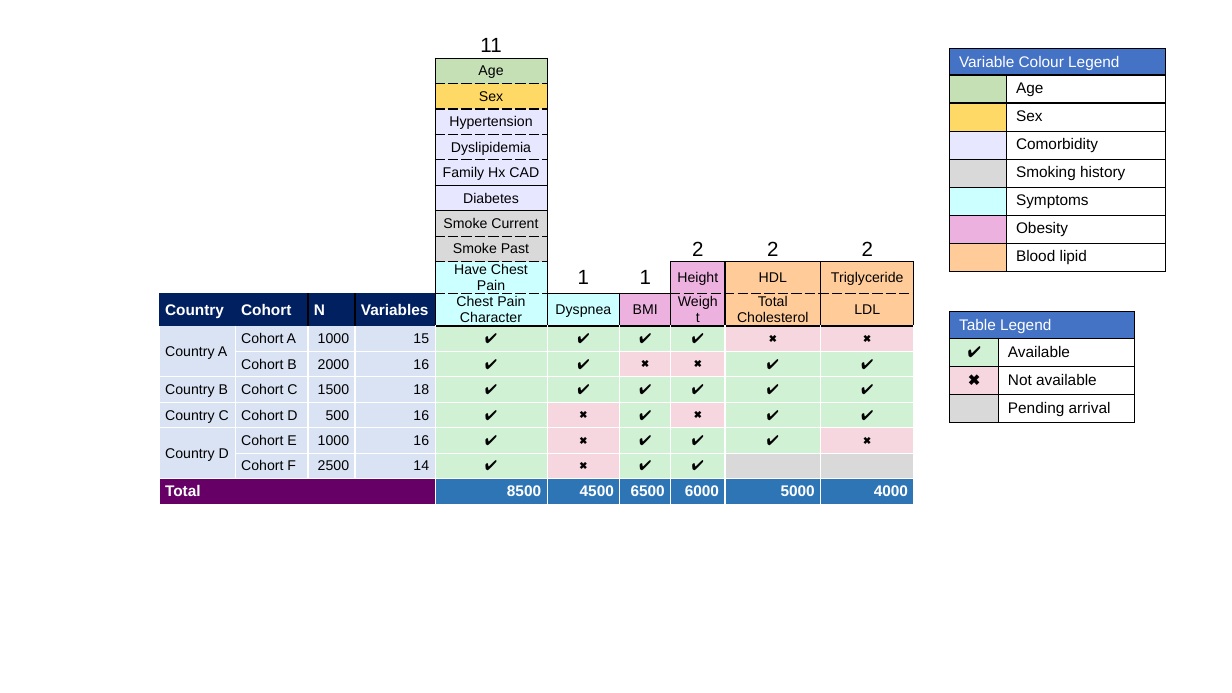
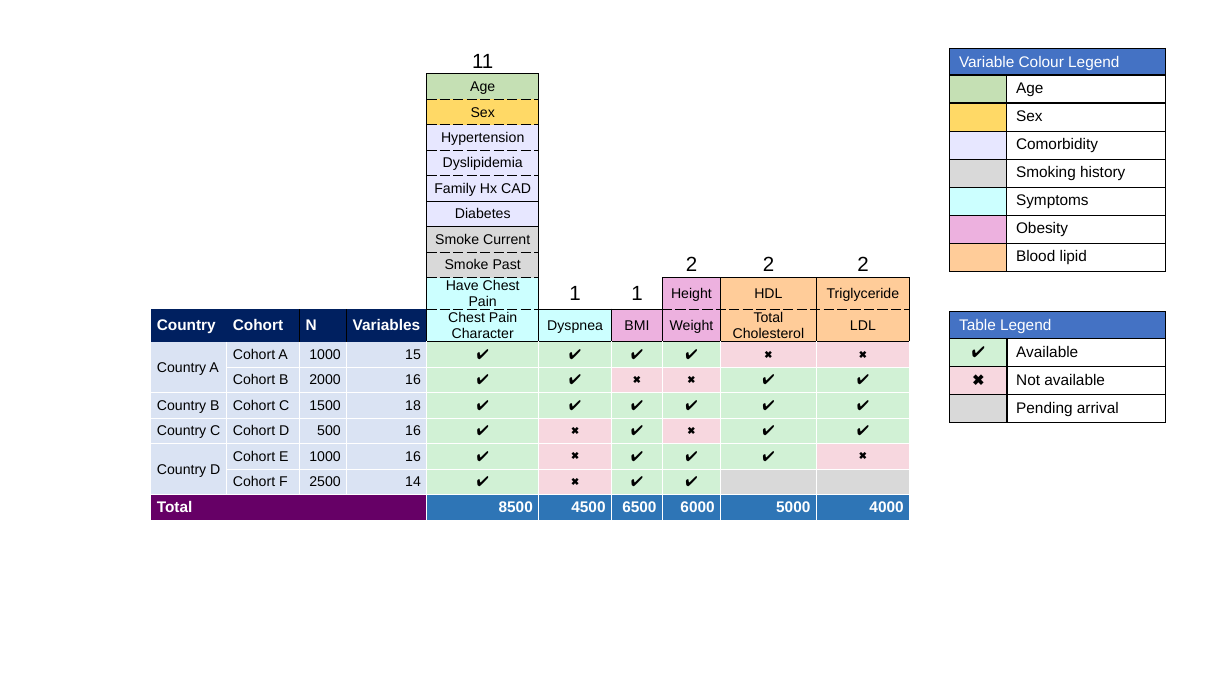
Before and after one commit to JauntyJJS/RMedicine2025_harmonisation, a slide deck: slide 17 of images/image_maker.pptx. Drawn at 1232x693 pixels with LibreOffice and Linux fonts; fonts in the diff are those of the drawing. Boxes give left, top, right and bottom in pixels: in the first picture for what was removed or moved away, otherwise in the second. Text is boxed around its words. In the diff, an @@ line names an element or a change of style, - is before the commit and + after.

Commit message:
Add last slides.

```diff
--- a/images/image_maker.pptx
+++ b/images/image_maker.pptx
@@ table: place and size @@
-table at [159, 32, 915, 507]
+table at [151, 48, 910, 523]
@@ table: place and size @@
-table at [950, 312, 1135, 423]
+table at [950, 312, 1166, 423]
```
Also in this commit, not shown: 1 slide added, 13 other files.
